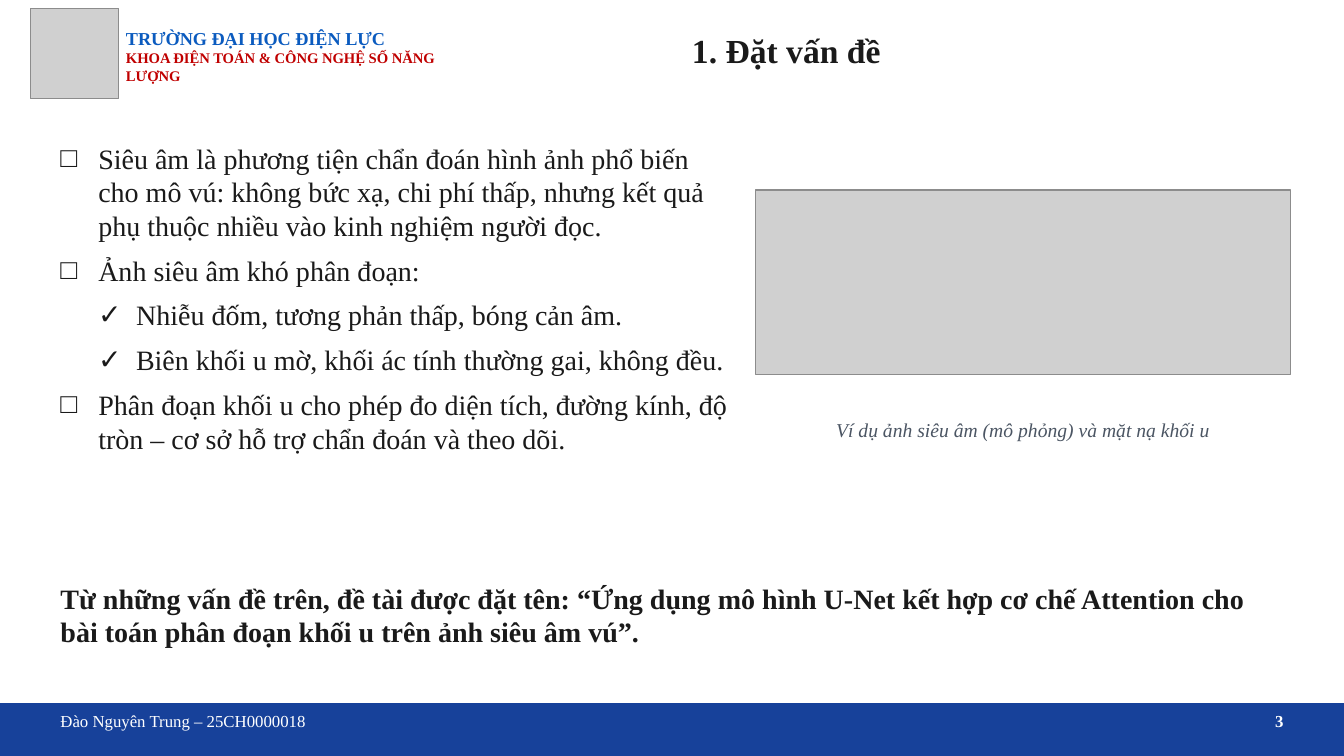
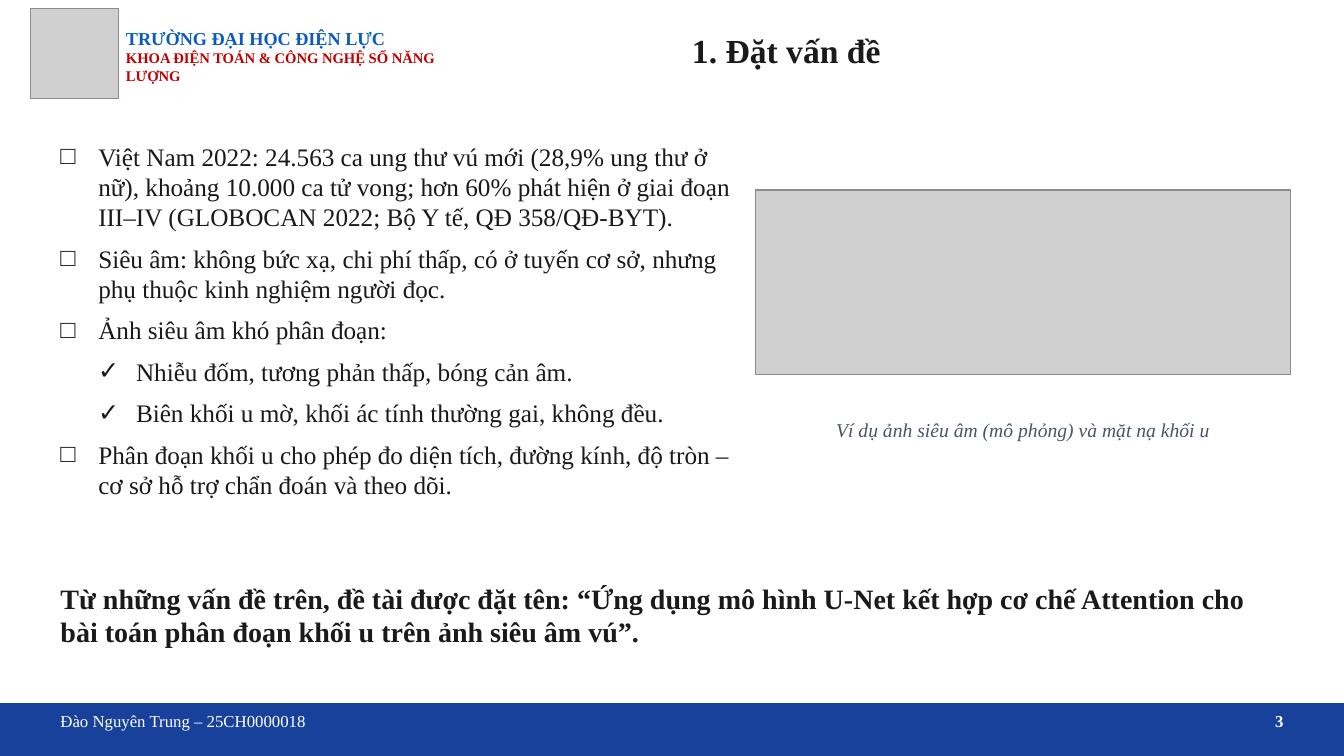
Before and after one commit to trungnguyen107/Medical-image-segmentation-breast-ultrasound-unet-attention, a slide deck: slide 3 of docs/Slide_bao_cao_DATN_U-Net_Attention.pptx. Drawn at 1344x756 pixels with LibreOffice and Linux fonts; fonts in the diff are those of the drawing; grey boxes stand for pictures; background and template pictures are left out. Boxes give left, top, right and bottom in pixels: in the first picture for what was removed or moved away, otherwise in the second. Text is boxed around its words. In the diff, an @@ line names an element or a change of style, - is before the commit and + after.

```diff
--- a/docs/Slide_bao_cao_DATN_U-Net_Attention.pptx
+++ b/docs/Slide_bao_cao_DATN_U-Net_Attention.pptx
@@ text at <box>98,148,730,304</box>: text changed; size 20 to 18 pt @@
-□ Siêu âm là phương tiện chẩn đoán hình ảnh phổ biến cho mô vú: không bức xạ, chi phí thấp, nhưng kết quả phụ thuộc nhiều vào kinh nghiệm người đọc.
+□ Việt Nam 2022: 24.563 ca ung thư vú mới (28,9% ung thư ở nữ), khoảng 10.000 ca tử vong; hơn 60% phát hiện ở giai đoạn III–IV (GLOBOCAN 2022; Bộ Y tế, QĐ 358/QĐ-BYT).
+□ Siêu âm: không bức xạ, chi phí thấp, có ở tuyến cơ sở, nhưng phụ thuộc kinh nghiệm người đọc.
@@ text at <box>98,319,710,498</box>: size 20 to 18 pt in "Ảnh siêu âm khó phân đoạn:", "Nhiễu đốm, tương phản thấp, bóng cản ...", "Biên khối u mờ, khối ác tính ...", "Phân đoạn khối u cho phép đo ..." @@
```
Also in this commit, not shown: 13 other slides changed, 4 slides added, 19 other files.
